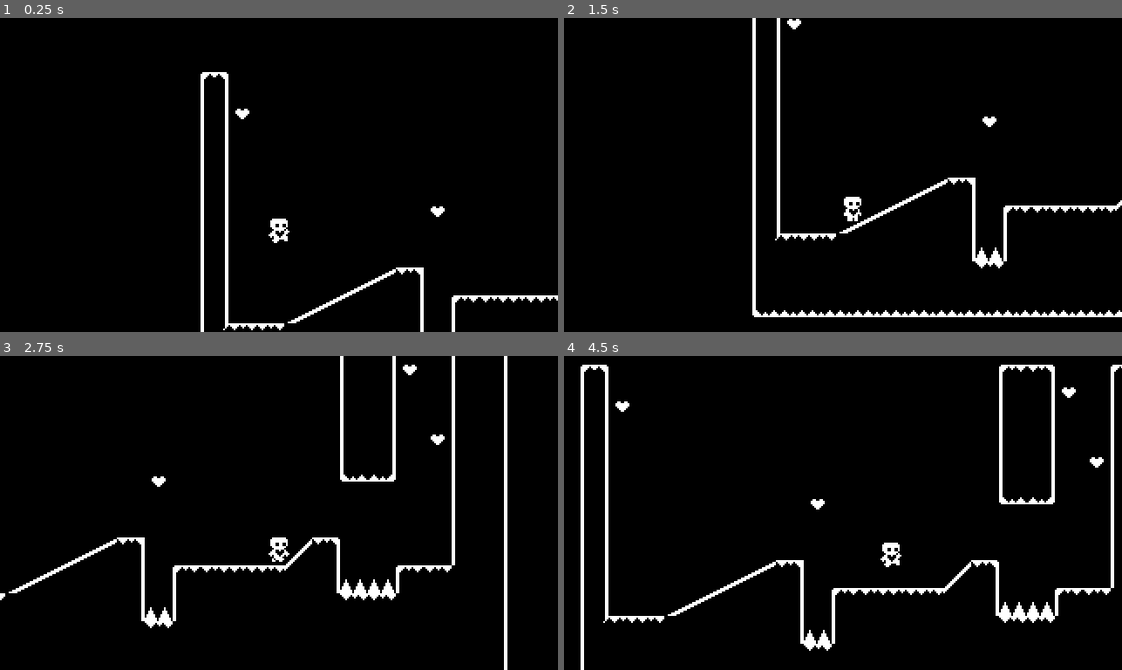
Above: before the commit, frames 1-4 (two rows, left to right).
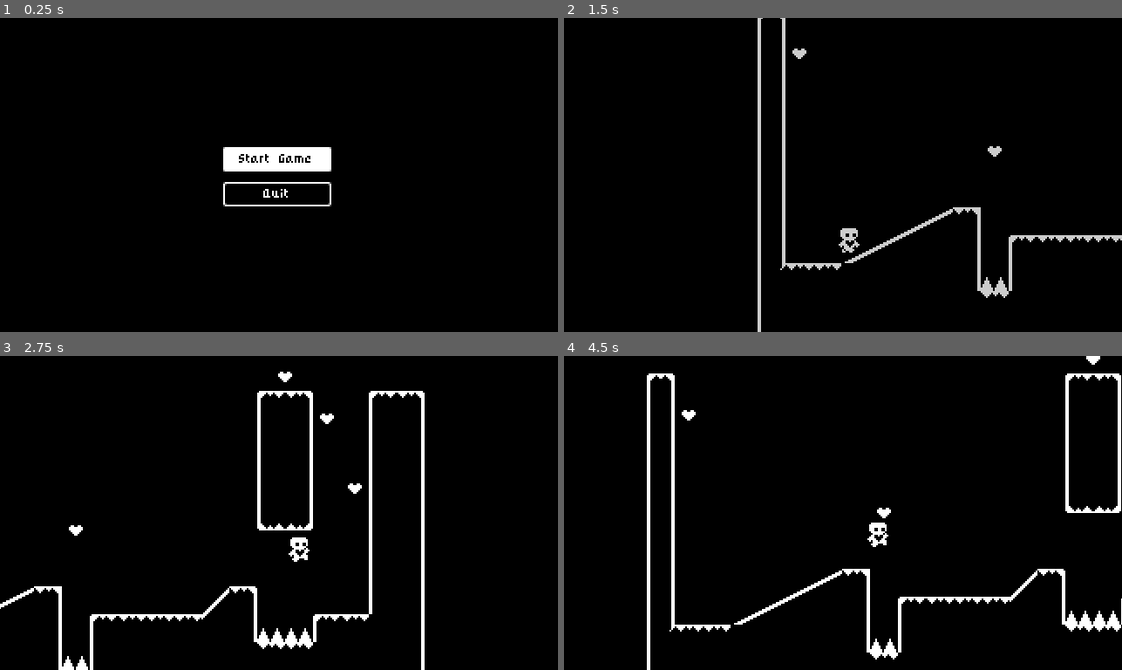
Above: after the commit, the same moments.

Repository: alexandernair/Heart-Platformer
Game: Godot game, scene res://start_menu.tscn
Same seed, same stepped clock (60 frames per second), same inputs: the game is played once before the commit and once after it. Before the commit the project starts from res://level_one.tscn.
Inputs (mouse positions are in pixels of both pictures, inside the frame that each line leads up to):
- Up to frame 1 (0.25 s): no input
- Up to frame 2 (1.5 s): click (843, 159) at 0.5 s, where only the run after the commit has a clickable "Start Game"; tap Enter (ui_accept) at 1.25 s; hold Right (ui_right) from 1.28 s (still down); tap Space (jump, bound only after the commit) at 1.35 s
- Up to frame 3 (2.75 s): keep holding Right (ui_right); tap Space (jump, bound only after the commit) at 1.52, 1.82, 2.1, 2.27, 2.57 s
- Up to frame 4 (4.5 s): release Right (ui_right) at 2.78 s; hold Left (ui_left) 2.78-3.53 s; tap Space (jump, bound only after the commit) at 2.85, 3.6, 3.77, 4.07, 4.35 s; hold Right (ui_right) from 3.53 s (still down)

The runs differ from the first frame. In frame 1, 3.8% of the frame differs, in the area x 35-100%, y 17-100%; in frame 2, 5.8%; in frame 3, 7.4%; in frame 4, 8.6%, in the area x 2-100%, y 0-100%.

Commit message:
getting UI set up

Diff:
--- /dev/null
+++ b/black_9slice.tres
@@ -0,0 +1,10 @@
+[gd_resource type="StyleBoxTexture" load_steps=2 format=3 uid="uid://cj8j2jpvpg720"]
+
+[ext_resource type="Texture2D" uid="uid://bcwo4lxhysokq" path="res://black_9slice.png" id="1_s5xpn"]
+
+[resource]
+texture = ExtResource("1_s5xpn")
+texture_margin_left = 3.0
+texture_margin_top = 3.0
+texture_margin_right = 3.0
+texture_margin_bottom = 3.0
--- /dev/null
+++ b/default_theme.tres
@@ -0,0 +1,43 @@
+[gd_resource type="Theme" load_steps=5 format=3 uid="uid://c7jxfm241rq8g"]
+
+[ext_resource type="FontFile" uid="uid://fca4dbed1r00" path="res://pixel_font.ttf" id="1_1d41w"]
+[ext_resource type="StyleBox" uid="uid://d1hbg4itoauqu" path="res://white_9slice.tres" id="2_ks8pv"]
+[ext_resource type="StyleBox" uid="uid://cj8j2jpvpg720" path="res://black_9slice.tres" id="2_wv05h"]
+
+[sub_resource type="StyleBoxFlat" id="StyleBoxFlat_42glb"]
+content_margin_left = 4.0
+content_margin_top = 4.0
+content_margin_right = 4.0
+content_margin_bottom = 4.0
+bg_color = Color(0.1, 0.1, 0.1, 0.3)
+corner_radius_top_left = 3
+corner_radius_top_right = 3
+corner_radius_bottom_right = 3
+corner_radius_bottom_left = 3
+corner_detail = 5
+
+[resource]
+Button/colors/font_color = Color(1, 1, 1, 1)
+Button/colors/font_disabled_color = Color(0.875, 0.875, 0.875, 0.5)
+Button/colors/font_focus_color = Color(0, 0, 0, 1)
+Button/colors/font_hover_color = Color(0, 0, 0, 1)
+Button/colors/font_hover_pressed_color = Color(1, 1, 1, 1)
+Button/colors/font_outline_color = Color(1, 1, 1, 1)
+Button/colors/font_pressed_color = Color(1, 1, 1, 1)
+Button/colors/icon_disabled_color = Color(1, 1, 1, 0.4)
+Button/colors/icon_focus_color = Color(1, 1, 1, 1)
+Button/colors/icon_hover_color = Color(1, 1, 1, 1)
+Button/colors/icon_hover_pressed_color = Color(1, 1, 1, 1)
+Button/colors/icon_normal_color = Color(1, 1, 1, 1)
+Button/colors/icon_pressed_color = Color(0, 0, 0, 1)
+Button/constants/h_separation = 4
+Button/constants/icon_max_width = 0
+Button/constants/outline_size = 0
+Button/font_sizes/font_size = 6
+Button/fonts/font = ExtResource("1_1d41w")
+Button/styles/disabled = SubResource("StyleBoxFlat_42glb")
+Button/styles/focus = ExtResource("2_ks8pv")
+Button/styles/hover = ExtResource("2_ks8pv")
+Button/styles/normal = ExtResource("2_wv05h")
+Button/styles/pressed = ExtResource("2_wv05h")
+Label/font_sizes/font_size = 6
--- a/level_transition.tscn
+++ b/level_transition.tscn
@@ -1,22 +1,6 @@
 [gd_scene load_steps=6 format=3 uid="uid://bcfkql0u53l0e"]
 
 [ext_resource type="Script" path="res://level_transition.gd" id="1_tbdkf"]
-
-[sub_resource type="Animation" id="Animation_lqreu"]
-resource_name = "fade_to_black"
-length = 0.5
-tracks/0/type = "value"
-tracks/0/imported = false
-tracks/0/enabled = true
-tracks/0/path = NodePath("ColorRect:color")
-tracks/0/interp = 1
-tracks/0/loop_wrap = true
-tracks/0/keys = {
-"times": PackedFloat32Array(0, 0.5),
-"transitions": PackedFloat32Array(1, 1),
-"update": 0,
-"values": [Color(0, 0, 0, 0), Color(0, 0, 0, 1)]
-}
 
 [sub_resource type="Animation" id="Animation_m82r3"]
 length = 0.001
@@ -49,6 +33,22 @@
 "values": [Color(0, 0, 0, 1), Color(0, 0, 0, 0)]
 }
 
+[sub_resource type="Animation" id="Animation_lqreu"]
+resource_name = "fade_to_black"
+length = 0.5
+tracks/0/type = "value"
+tracks/0/imported = false
+tracks/0/enabled = true
+tracks/0/path = NodePath("ColorRect:color")
+tracks/0/interp = 1
+tracks/0/loop_wrap = true
+tracks/0/keys = {
+"times": PackedFloat32Array(0, 0.5),
+"transitions": PackedFloat32Array(1, 1),
+"update": 0,
+"values": [Color(0, 0, 0, 0), Color(0, 0, 0, 1)]
+}
+
 [sub_resource type="AnimationLibrary" id="AnimationLibrary_t7agb"]
 _data = {
 "RESET": SubResource("Animation_m82r3"),
@@ -73,4 +73,5 @@
 offset_left = 1.0
 grow_horizontal = 2
 grow_vertical = 2
+mouse_filter = 2
 color = Color(0, 0, 0, 0)
--- a/player.gd
+++ b/player.gd
@@ -41,12 +41,12 @@
 func handel_jump():
 	if is_on_floor(): air_jump = true
 	if is_on_floor() or coyote_jump_timer.time_left > 0.0:
-		if Input.is_action_just_pressed("ui_up"):
+		if Input.is_action_just_pressed("jump"):
 			velocity.y = movement_data.jump_velocity
 	elif not is_on_floor():
-		if Input.is_action_just_released("ui_up") and velocity.y < movement_data.jump_velocity/2:
+		if Input.is_action_just_released("jump") and velocity.y < movement_data.jump_velocity/2:
 			velocity.y = movement_data.jump_velocity * 1/2
-		if Input.is_action_just_pressed("ui_up") and air_jump == true and not wall_jumped:
+		if Input.is_action_just_pressed("jump") and air_jump == true and not wall_jumped:
 			velocity.y = movement_data.jump_velocity * .8
 			air_jump = false
 
@@ -54,7 +54,7 @@
 	if not is_on_wall_only():
 		return;
 	var wall_normal = get_wall_normal();
-	if Input.is_action_just_pressed("ui_up") :
+	if Input.is_action_just_pressed("jump") :
 		velocity.x = wall_normal.x * movement_data.speed
 		velocity.y = movement_data.jump_velocity
 		wall_jumped = true
--- a/project.godot
+++ b/project.godot
@@ -11,7 +11,7 @@
 [application]
 
 config/name="Heart-platformer"
-run/main_scene="res://level_one.tscn"
+run/main_scene="res://start_menu.tscn"
 config/features=PackedStringArray("4.2", "Forward Plus")
 config/icon="res://icon.svg"
 
@@ -28,6 +28,66 @@
 window/size/window_height_override=720
 window/stretch/mode="canvas_items"
 
+[gui]
+
+theme/custom="res://default_theme.tres"
+theme/custom_font="res://pixel_font.ttf"
+theme/default_font_subpixel_positioning=0
+
+[input]
+
+ui_left={
+"deadzone": 0.5,
+"events": [Object(InputEventKey,"resource_local_to_scene":false,"resource_name":"","device":0,"window_id":0,"alt_pressed":false,"shift_pressed":false,"ctrl_pressed":false,"meta_pressed":false,"pressed":false,"keycode":4194319,"physical_keycode":0,"key_label":0,"unicode":0,"echo":false,"script":null)
+, Object(InputEventJoypadButton,"resource_local_to_scene":false,"resource_name":"","device":0,"button_index":13,"pressure":0.0,"pressed":false,"script":null)
+, Object(InputEventJoypadMotion,"resource_local_to_scene":false,"resource_name":"","device":0,"axis":0,"axis_value":-1.0,"script":null)
+, Object(InputEventKey,"resource_local_to_scene":false,"resource_name":"","device":-1,"window_id":0,"alt_pressed":false,"shift_pressed":false,"ctrl_pressed":false,"meta_pressed":false,"pressed":false,"keycode":0,"physical_keycode":65,"key_label":0,"unicode":97,"echo":false,"script":null)
+]
+}
+ui_right={
+"deadzone": 0.5,
+"events": [Object(InputEventKey,"resource_local_to_scene":false,"resource_name":"","device":0,"window_id":0,"alt_pressed":false,"shift_pressed":false,"ctrl_pressed":false,"meta_pressed":false,"pressed":false,"keycode":4194321,"physical_keycode":0,"key_label":0,"unicode":0,"echo":false,"script":null)
+, Object(InputEventJoypadButton,"resource_local_to_scene":false,"resource_name":"","device":0,"button_index":14,"pressure":0.0,"pressed":false,"script":null)
+, Object(InputEventJoypadMotion,"resource_local_to_scene":false,"resource_name":"","device":0,"axis":0,"axis_value":1.0,"script":null)
+, Object(InputEventKey,"resource_local_to_scene":false,"resource_name":"","device":-1,"window_id":0,"alt_pressed":false,"shift_pressed":false,"ctrl_pressed":false,"meta_pressed":false,"pressed":false,"keycode":0,"physical_keycode":68,"key_label":0,"unicode":100,"echo":false,"script":null)
+]
+}
+ui_up={
+"deadzone": 0.5,
+"events": [Object(InputEventKey,"resource_local_to_scene":false,"resource_name":"","device":0,"window_id":0,"alt_pressed":false,"shift_pressed":false,"ctrl_pressed":false,"meta_pressed":false,"pressed":false,"keycode":4194320,"physical_keycode":0,"key_label":0,"unicode":0,"echo":false,"script":null)
+, Object(InputEventJoypadButton,"resource_local_to_scene":false,"resource_name":"","device":0,"button_index":11,"pressure":0.0,"pressed":false,"script":null)
+, Object(InputEventJoypadMotion,"resource_local_to_scene":false,"resource_name":"","device":0,"axis":1,"axis_value":-1.0,"script":null)
+, Object(InputEventKey,"resource_local_to_scene":false,"resource_name":"","device":-1,"window_id":0,"alt_pressed":false,"shift_pressed":false,"ctrl_pressed":false,"meta_pressed":false,"pressed":false,"keycode":0,"physical_keycode":87,"key_label":0,"unicode":119,"echo":false,"script":null)
+]
+}
+ui_down={
+"deadzone": 0.5,
+"events": [Object(InputEventKey,"resource_local_to_scene":false,"resource_name":"","device":0,"window_id":0,"alt_pressed":false,"shift_pressed":false,"ctrl_pressed":false,"meta_pressed":false,"pressed":false,"keycode":4194322,"physical_keycode":0,"key_label":0,"unicode":0,"echo":false,"script":null)
+, Object(InputEventJoypadButton,"resource_local_to_scene":false,"resource_name":"","device":0,"button_index":12,"pressure":0.0,"pressed":false,"script":null)
+, Object(InputEventJoypadMotion,"resource_local_to_scene":false,"resource_name":"","device":0,"axis":1,"axis_value":1.0,"script":null)
+, Object(InputEventKey,"resource_local_to_scene":false,"resource_name":"","device":-1,"window_id":0,"alt_pressed":false,"shift_pressed":false,"ctrl_pressed":false,"meta_pressed":false,"pressed":false,"keycode":0,"physical_keycode":83,"key_label":0,"unicode":115,"echo":false,"script":null)
+]
+}
+move_right={
+"deadzone": 0.5,
+"events": [Object(InputEventKey,"resource_local_to_scene":false,"resource_name":"","device":-1,"window_id":0,"alt_pressed":false,"shift_pressed":false,"ctrl_pressed":false,"meta_pressed":false,"pressed":false,"keycode":0,"physical_keycode":4194321,"key_label":0,"unicode":0,"echo":false,"script":null)
+, Object(InputEventKey,"resource_local_to_scene":false,"resource_name":"","device":-1,"window_id":0,"alt_pressed":false,"shift_pressed":false,"ctrl_pressed":false,"meta_pressed":false,"pressed":false,"keycode":0,"physical_keycode":68,"key_label":0,"unicode":100,"echo":false,"script":null)
+]
+}
+move_left={
+"deadzone": 0.5,
+"events": [Object(InputEventKey,"resource_local_to_scene":false,"resource_name":"","device":-1,"window_id":0,"alt_pressed":false,"shift_pressed":false,"ctrl_pressed":false,"meta_pressed":false,"pressed":false,"keycode":0,"physical_keycode":4194319,"key_label":0,"unicode":0,"echo":false,"script":null)
+, Object(InputEventKey,"resource_local_to_scene":false,"resource_name":"","device":-1,"window_id":0,"alt_pressed":false,"shift_pressed":false,"ctrl_pressed":false,"meta_pressed":false,"pressed":false,"keycode":0,"physical_keycode":65,"key_label":0,"unicode":97,"echo":false,"script":null)
+]
+}
+jump={
+"deadzone": 0.5,
+"events": [Object(InputEventKey,"resource_local_to_scene":false,"resource_name":"","device":-1,"window_id":0,"alt_pressed":false,"shift_pressed":false,"ctrl_pressed":false,"meta_pressed":false,"pressed":false,"keycode":0,"physical_keycode":32,"key_label":0,"unicode":32,"echo":false,"script":null)
+, Object(InputEventKey,"resource_local_to_scene":false,"resource_name":"","device":-1,"window_id":0,"alt_pressed":false,"shift_pressed":false,"ctrl_pressed":false,"meta_pressed":false,"pressed":false,"keycode":0,"physical_keycode":4194320,"key_label":0,"unicode":0,"echo":false,"script":null)
+, Object(InputEventKey,"resource_local_to_scene":false,"resource_name":"","device":-1,"window_id":0,"alt_pressed":false,"shift_pressed":false,"ctrl_pressed":false,"meta_pressed":false,"pressed":false,"keycode":0,"physical_keycode":87,"key_label":0,"unicode":119,"echo":false,"script":null)
+]
+}
+
 [rendering]
 
 textures/canvas_textures/default_texture_filter=0
--- /dev/null
+++ b/start_menu.gd
@@ -0,0 +1,14 @@
+extends CenterContainer
+
+@onready var start_button = %StartButton
+
+func _ready():
+	RenderingServer.set_default_clear_color(Color.BLACK)
+	start_button.grab_focus()
+
+func _on_start_pressed():
+	await LevelTransition.fade_to_black()
+	get_tree().change_scene_to_file("res://level_one.tscn")
+	LevelTransition.fade_from_black()
+func _on_quit_pressed():
+	get_tree().quit() # Replace with function body.
--- /dev/null
+++ b/start_menu.tscn
@@ -0,0 +1,28 @@
+[gd_scene load_steps=2 format=3 uid="uid://drxnpvj2ae11d"]
+
+[ext_resource type="Script" path="res://start_menu.gd" id="1_imqsc"]
+
+[node name="StartMenu" type="CenterContainer"]
+anchors_preset = -1
+anchor_right = 1.0
+anchor_bottom = 1.011
+offset_right = -1.0
+offset_bottom = 0.019989
+script = ExtResource("1_imqsc")
+
+[node name="VBoxContainer" type="VBoxContainer" parent="."]
+layout_mode = 2
+
+[node name="StartButton" type="Button" parent="VBoxContainer"]
+unique_name_in_owner = true
+custom_minimum_size = Vector2(64, 16)
+layout_mode = 2
+text = "Start Game"
+
+[node name="QuitButton" type="Button" parent="VBoxContainer"]
+custom_minimum_size = Vector2(64, 16)
+layout_mode = 2
+text = "Quit"
+
+[connection signal="pressed" from="VBoxContainer/StartButton" to="." method="_on_start_pressed"]
+[connection signal="pressed" from="VBoxContainer/QuitButton" to="." method="_on_quit_pressed"]
--- /dev/null
+++ b/white_9slice.tres
@@ -0,0 +1,10 @@
+[gd_resource type="StyleBoxTexture" load_steps=2 format=3 uid="uid://d1hbg4itoauqu"]
+
+[ext_resource type="Texture2D" uid="uid://chk3o1pto6peg" path="res://white_9slice.png" id="1_bgccu"]
+
+[resource]
+texture = ExtResource("1_bgccu")
+texture_margin_left = 3.0
+texture_margin_top = 3.0
+texture_margin_right = 3.0
+texture_margin_bottom = 3.0
--- a/world.gd
+++ b/world.gd
@@ -4,13 +4,13 @@
 @onready var level_completed = $CanvasLayer/LevelCompleted
 
 func _ready():
-	RenderingServer.set_default_clear_color(Color.BLACK)
 	Events.level_completed.connect(show_level_completed)
 
 
 func show_level_completed():
 	level_completed.show()
 	get_tree().paused = true
+	await get_tree().create_timer(1.0).timeout
 	if not next_level is PackedScene: return
 	await LevelTransition.fade_to_black()
 	get_tree().paused = false
Binary file added: black_9slice.png
Not shown, added: black_9slice.png.import
Binary file added: pixel_font.ttf
Not shown, added: pixel_font.ttf.import
Binary file added: white_9slice.png
Not shown, added: white_9slice.png.import
